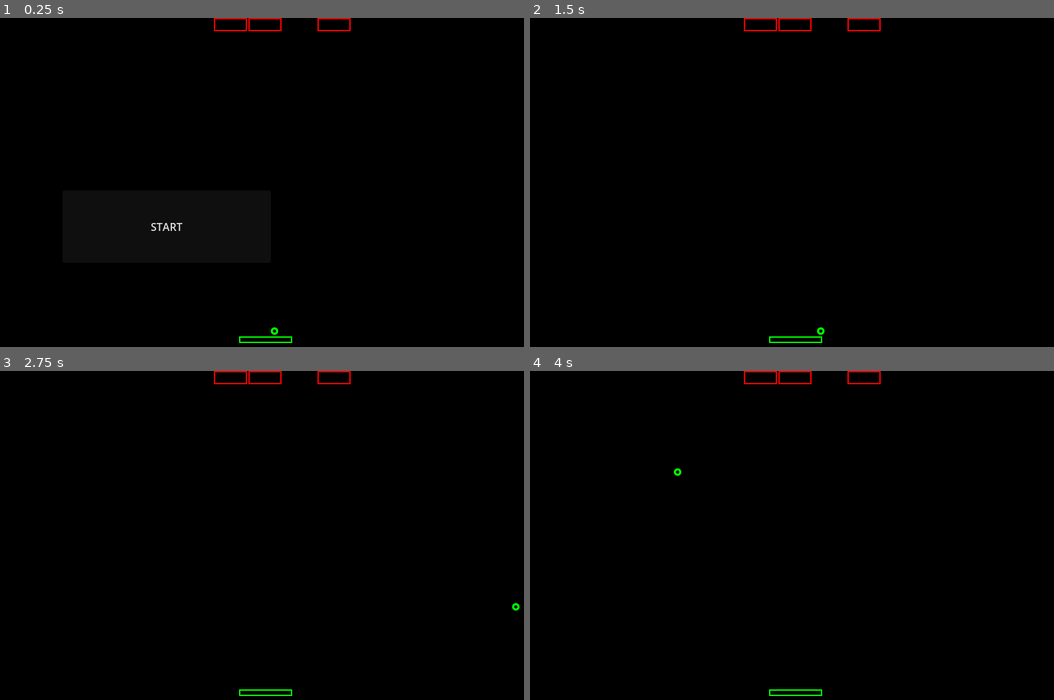
Above: before the commit, frames 1-4 (two rows, left to right).
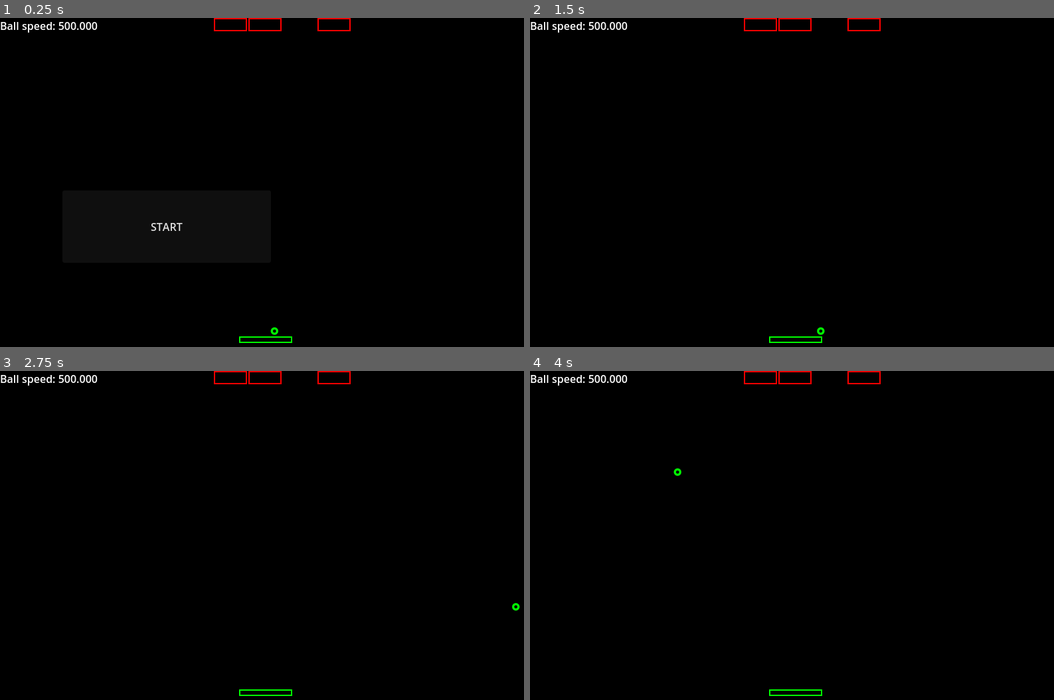
Above: after the commit, the same moments.

Repository: Germenzi/Infinitoid
Game: Godot game, scene res://scenes/arcanoid_game.tscn
Same seed, same stepped clock (60 frames per second), same inputs: the game is played once before the commit and once after it. This scene is started directly instead of the project's main scene.
Inputs (mouse positions are in pixels of both pictures, inside the frame that each line leads up to):
- Up to frame 1 (0.25 s): no input
- Up to frame 2 (1.5 s): click "START" at 0.5 s; tap Enter at 1.25 s; move the mouse to (912, 166) at 1.27 s; hold Up (ui_up) from 1.28 s (still down); tap O at 1.35 s; click (912, 166) at 1.42 s
- Up to frame 3 (2.75 s): release Up (ui_up) at 2 s; tap Space at 2 s; drag from (157, 551) to (241, 604) at 2.02 s
- Up to frame 4 (4 s): tap Enter at 2.75 s; move the mouse to (849, 463) at 2.77 s; hold Up (ui_up) 2.78-3.5 s; tap O at 2.85 s; tap Space at 3.5 s; drag from (771, 604) to (634, 486) at 3.52 s

The runs differ from the first frame. In frame 1, 0.2% of the frame differs, in the area x 0-19%, y 1-5%; in frame 2, 0.2%; in frame 3, 0.2%; in frame 4, 0.2%.

Commit message:
Add speed progression

Diff:
--- a/scenes/GameState.gd
+++ b/scenes/GameState.gd
@@ -5,6 +5,9 @@
 const GAME_STARTING_STATE : StringName = &"GAME_STARTING_STATE"
 const LAUNCHING_BALL_STATE : StringName = &"LAUNCHING_BALL_STATE"
 const CONTROLLING_BALL_STATE : StringName = &"CONTROLLING_BALL_STATE"
+
+@export_range(1.0, 1.5)
+var speed_factor : float = 1.05
 
 @export_category("Ball")
 @export_range(2.0, 200.0)
--- a/scenes/arcanoid_game.tscn
+++ b/scenes/arcanoid_game.tscn
@@ -226,6 +226,8 @@
 
 func _on_ball_platform_collision() -> void:
 	_spawn_blocks_layer()
+	_game_state.ball_velocity *= _game_state.speed_factor
+	_game_state.platform_speed *= _game_state.speed_factor
 
 
 func _on_start_button_pressed() -> void:
@@ -233,6 +235,17 @@
 	_game_state.state_machine.go_state(GameState.LAUNCHING_BALL_STATE)
 "
 
+[sub_resource type="GDScript" id="GDScript_0skvr"]
+resource_name = "speed_label"
+script/source = "extends Label
+
+@onready
+var _game_state : GameState = %GameState
+
+func _process(delta: float) -> void:
+	text = \"Ball speed: %.3f\" % _game_state.ball_velocity.length()
+"
+
 [node name="ArcanoidGame" type="Node"]
 
 [node name="Drawer" type="Node2D" parent="."]
@@ -240,15 +253,6 @@
 
 [node name="GameController" type="Node" parent="."]
 script = SubResource("GDScript_ypwq7")
-
-[node name="StartButton" type="Button" parent="."]
-unique_name_in_owner = true
-offset_left = 94.0
-offset_top = 260.0
-offset_right = 408.0
-offset_bottom = 369.0
-focus_mode = 0
-text = "START"
 
 [node name="GameState" type="Node" parent="."]
 unique_name_in_owner = true
@@ -263,4 +267,22 @@
 blocks_columns_gap = 2.0
 initial_block_spawn_amount = 3
 
-[connection signal="pressed" from="StartButton" to="GameController" method="_on_start_button_pressed"]
+[node name="GUI" type="CanvasLayer" parent="."]
+layer = 3
+
+[node name="StartButton" type="Button" parent="GUI"]
+unique_name_in_owner = true
+offset_left = 94.0
+offset_top = 260.0
+offset_right = 408.0
+offset_bottom = 369.0
+focus_mode = 0
+text = "START"
+
+[node name="SpeedLabel" type="Label" parent="GUI"]
+unique_name_in_owner = true
+offset_right = 95.0
+offset_bottom = 39.0
+script = SubResource("GDScript_0skvr")
+
+[connection signal="pressed" from="GUI/StartButton" to="GameController" method="_on_start_button_pressed"]
Not shown: 1 places in scenes/arcanoid_game.tscn that only renumber resources
